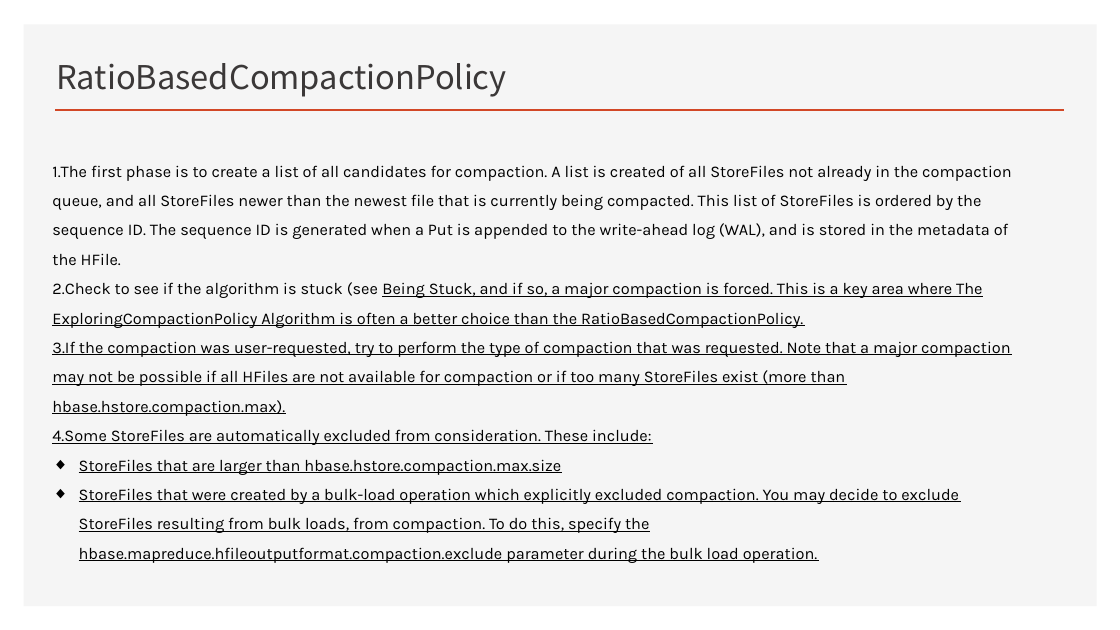
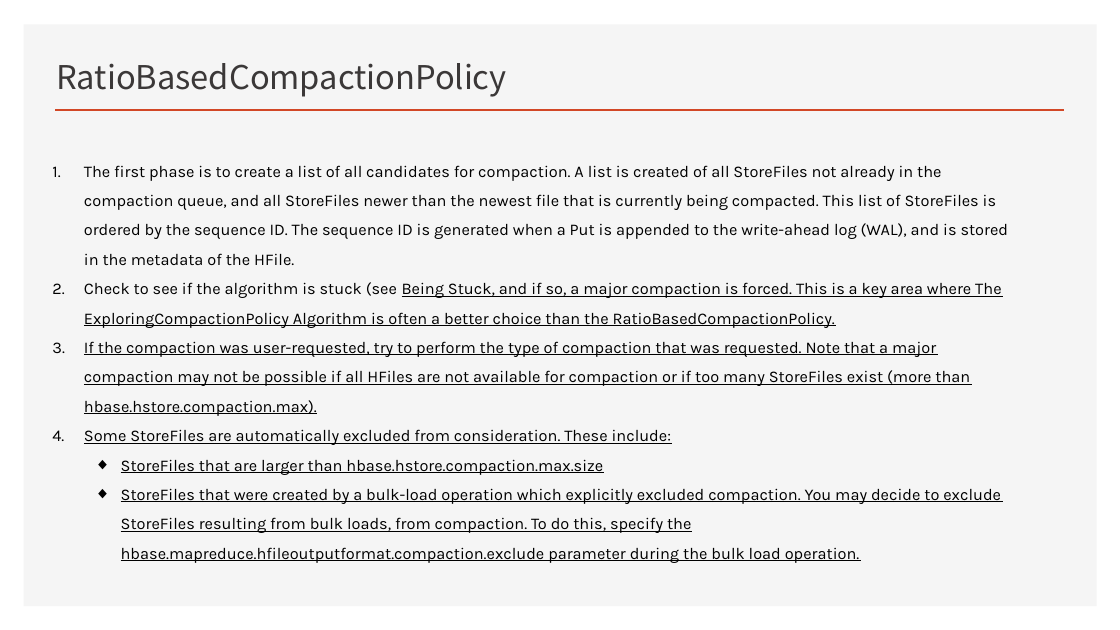
Before and after one commit to Zhangwusheng/Zhangwusheng.github.io, a slide deck: slide 43 of _posts/Hbase基本原理副本.pptx. Drawn at 1120x630 pixels with LibreOffice and Linux fonts; fonts in the diff are those of the drawing. Boxes give left, top, right and bottom in pixels: in the first picture for what was removed or moved away, otherwise in the second. Text is boxed around its words. In the diff, an @@ line names an element or a change of style, - is before the commit and + after.

```diff
--- a/_posts/Hbase基本原理副本.pptx
+++ b/_posts/Hbase基本原理副本.pptx
@@ text at [84,165,1009,445]: text changed @@
-1.The first phase is to create a list of all candidates for compaction. A list is created of all StoreFiles not already in the compaction queue, and all StoreFiles newer than the newest file that is currently being compacted. This list of StoreFiles is ordered by the sequence ID. The sequence ID is generated when a Put is appended to the write-ahead log (WAL), and is stored in the metadata of the HFile.
-2.Check to see if the algorithm is stuck (see Being Stuck, and if so, a major compaction is forced. This is a key area where The ExploringCompactionPolicy Algorithm is often a better choice than the RatioBasedCompactionPolicy.
-3.If the compaction was user-requested, try to perform the type of compaction that was requested. Note that a major compaction may not be possible if all HFiles are not available for compaction or if too many StoreFiles exist (more than hbase.hstore.compaction.max).
-4.Some StoreFiles are automatically excluded from consideration. These include:
+1. The first phase is to create a list of all candidates for compaction. A list is created of all StoreFiles not already in the compaction queue, and all StoreFiles newer than the newest file that is currently being compacted. This list of StoreFiles is ordered by the sequence ID. The sequence ID is generated when a Put is appended to the write-ahead log (WAL), and is stored in the metadata of the HFile.
+2. Check to see if the algorithm is stuck (see Being Stuck, and if so, a major compaction is forced. This is a key area where The ExploringCompactionPolicy Algorithm is often a better choice than the RatioBasedCompactionPolicy.
+3. If the compaction was user-requested, try to perform the type of compaction that was requested. Note that a major compaction may not be possible if all HFiles are not available for compaction or if too many StoreFiles exist (more than hbase.hstore.compaction.max).
+4. Some StoreFiles are automatically excluded from consideration. These include:
@@ text at [121,459,1001,563]: list level 1 to 2 in "StoreFiles that are larger than ..."; list level 1 to 2 in "StoreFiles that were created by ..." @@
```
Also in this commit, not shown: 18 other slides changed, 3 slides removed.
